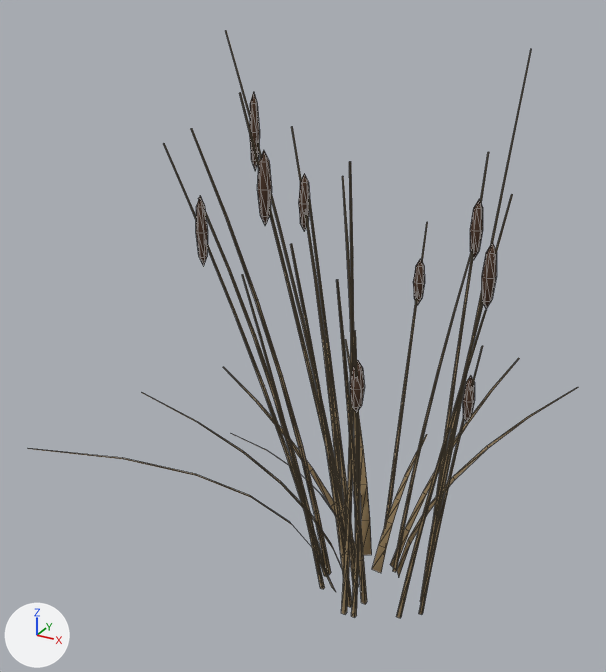
A saved change to the glTF model assets/models/flora/reeds/reed_clump_3.glb.
Rendered twice from a camera (50 mm lens) standing at (0.98, -2.3, 2.03) and looking at (-0.18, -0.19, 0.98). Lighting does not change. The marker at lower left points along +X, +Y and +Z. The first picture is the older version. Mesh edges are drawn as thin lines. Where no turn or scale is listed for an object, it has been applied to the vertices.

Objects in the first picture: 'ReedClump_Blades_0', 'ReedClump_Blades_1', 'ReedClump_Blades_2', 'ReedClump_Heads_0', 'ReedClump_Heads_1', 'ReedClump_Heads_2', 'ReedClump_Stalks_0', 'ReedClump_Stalks_1', 'ReedClump_Stalks_2'.
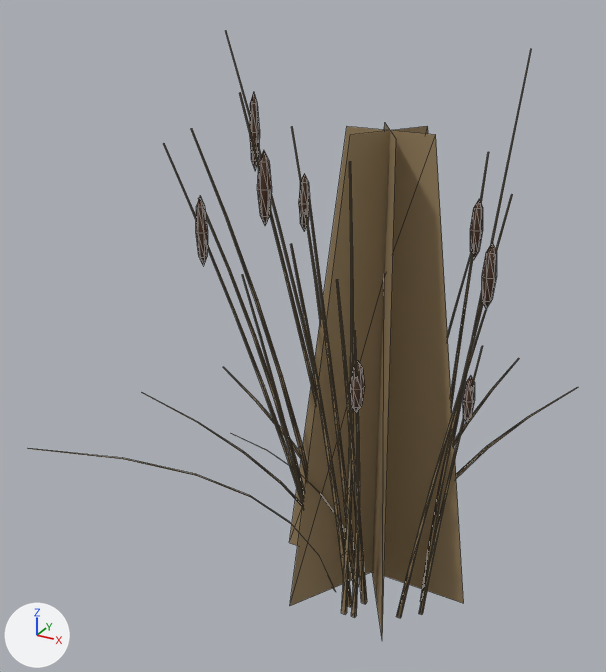
Pixel boxes [x1, y1, x2, y2] of what changed, in the pictures (606 x 672 px):
'ReedClump_Far', added (brown)
    after: [289, 123, 463, 636]

The change, as a list of edits to the scene's bpy script:
```text
Add me_reedclump_far:
    me_reedclump_far.from_pydata([(-0.35, 0.0, 0.0), (0.35, 0.0, 0.0), (0.14, 0.0, 1.6), (-0.14, 0.0, 1.6), (-0.18, -0.3, 0.0), (0.18, 0.3, 0.0), (0.07, 0.12, 1.6), (-0.07, -0.12, 1.6), (0.18, -0.3, 0.0), (-0.18, 0.3, 0.0), (-0.07, 0.12, 1.6), (0.07, -0.12, 1.6)], [], [(0, 1, 2), (0, 2, 3), (4, 5, 6), (4, 6, 7), (8, 9, 10), (8, 10, 11)])
    me_reedclump_far.materials.append(mat_reedclump_stalk)  # brown #9a8460
Add ob_reedclump_far:
    ob_reedclump_far = bpy.data.objects.new('ReedClump_Far', me_reedclump_far)
    ob_reedclump_far.location = (0.0, 0.0, 0.0)
```
